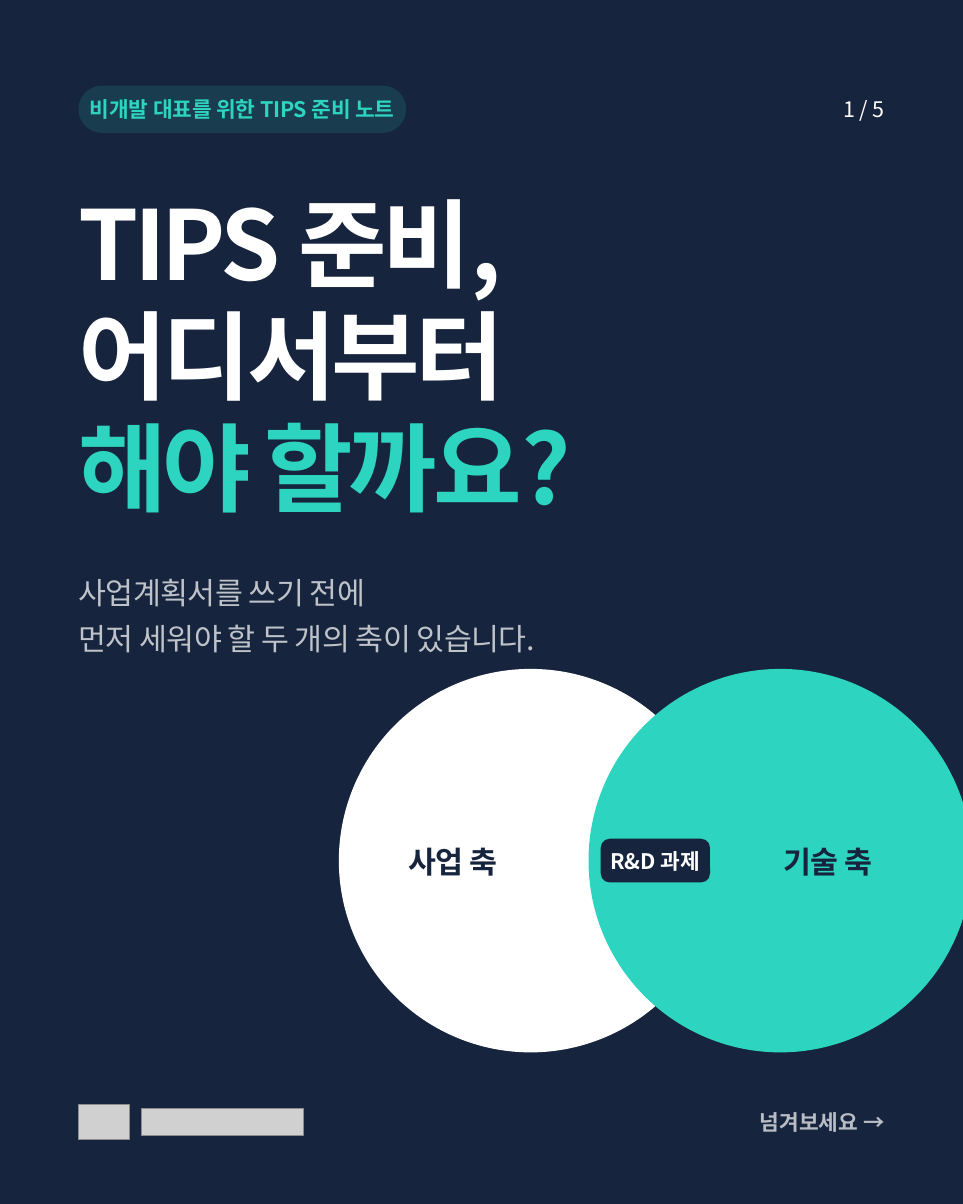
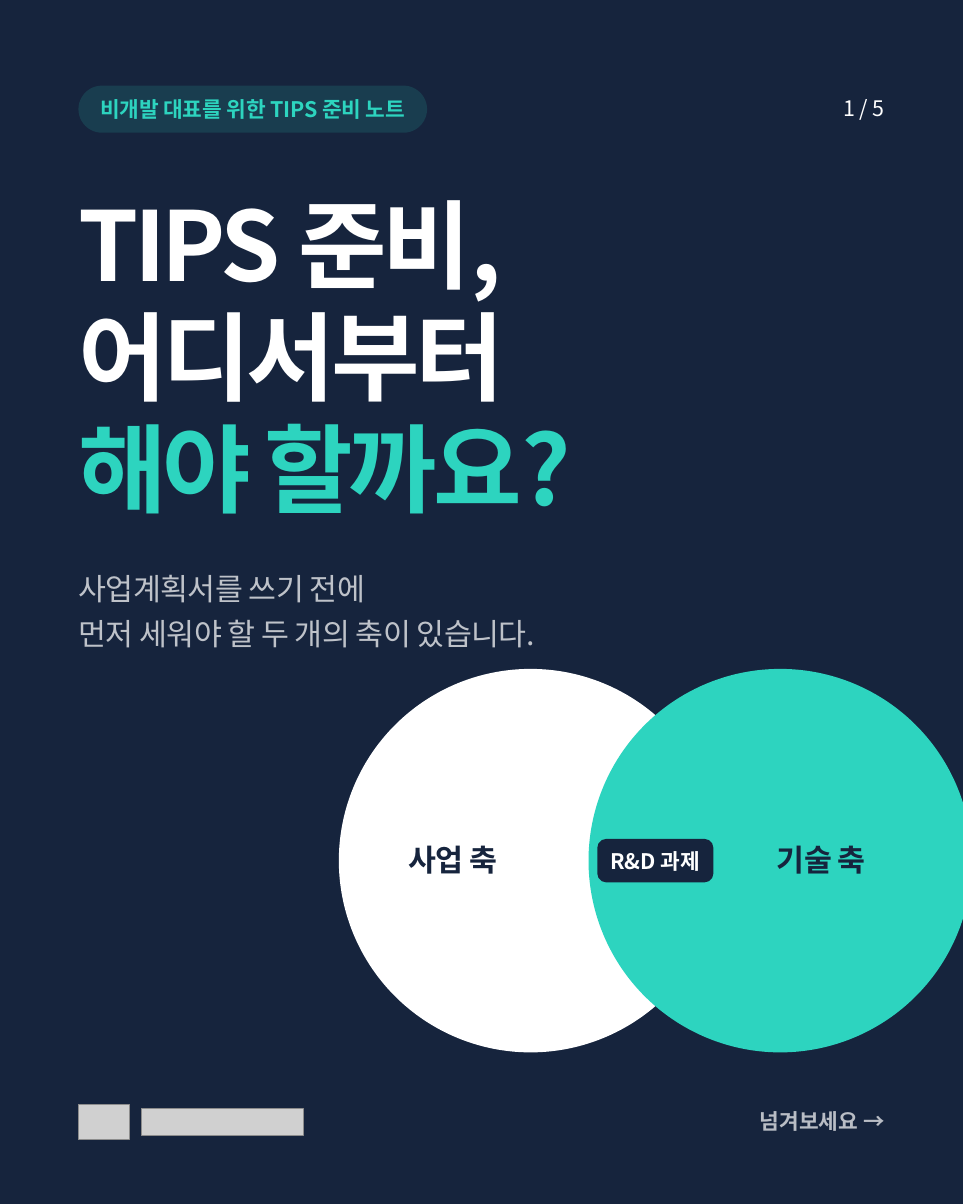
Before and after one commit to standardcho-debug/supernova, a slide deck: slide 1 of service/marketing-studio/samples/tips-v1/canva/TIPS_캐러셀_5p.pptx. Drawn at 963x1204 pixels with LibreOffice and Linux fonts; fonts in the diff are those of the drawing; grey boxes stand for pictures. Boxes give left, top, right and bottom in pixels: in the first picture for what was removed or moved away, otherwise in the second. Text is boxed around its words. In the diff, an @@ line names an element or a change of style, - is before the commit and + after.

```diff
--- a/service/marketing-studio/samples/tips-v1/canva/TIPS_캐러셀_5p.pptx
+++ b/service/marketing-studio/samples/tips-v1/canva/TIPS_캐러셀_5p.pptx
@@ text "비개발 대표를 위한 TIPS 준비 ..." at bbox=[100, 99, 405, 119]: line spacing 1 to 21.6pt @@
@@ rounded rectangle: place and size @@
-rounded rectangle at bbox=[79, 86, 407, 133]
+rounded rectangle at bbox=[79, 86, 427, 133]
@@ text "사업계획서를 쓰기 전에": place and size @@
-text "사업계획서를 쓰기 전에" at bbox=[78, 578, 535, 653]
+text "사업계획서를 쓰기 전에" at bbox=[78, 574, 535, 648]
@@ text "R&D 과제" at bbox=[610, 851, 700, 871]: line spacing 1 to 21.6pt @@
@@ rounded rectangle: place and size @@
-rounded rectangle at bbox=[601, 839, 710, 883]
+rounded rectangle at bbox=[597, 839, 714, 883]
@@ rounded rectangle at bbox=[597, 839, 714, 883]: proportions changed @@
@@ text "사업 축" at bbox=[408, 845, 497, 874]: line spacing 1 to 30.6pt @@
@@ text "기술 축" at bbox=[777, 845, 866, 874]: line spacing 1 to 30.6pt @@
```
Also in this commit, not shown: 4 other slides changed, 7 other files.
